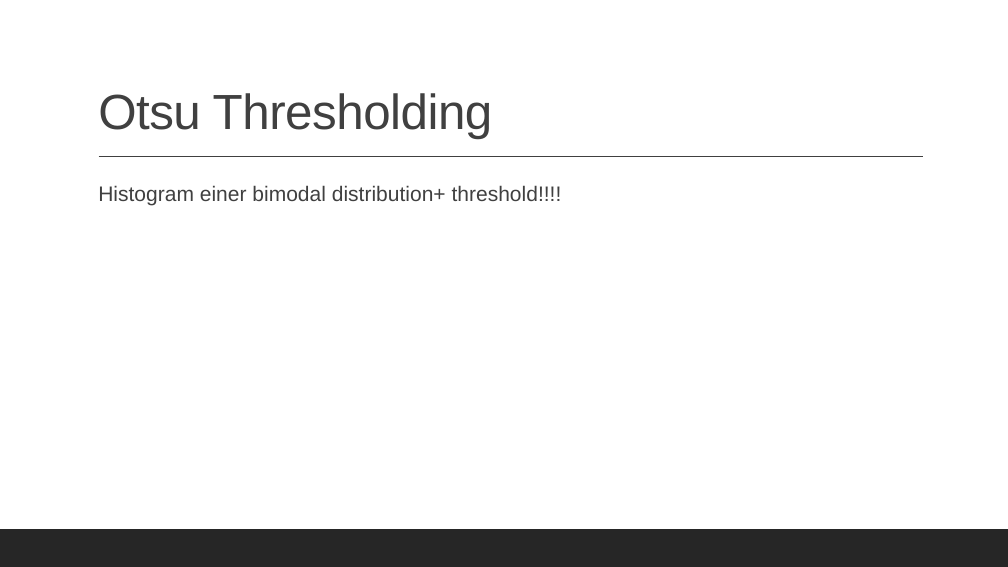
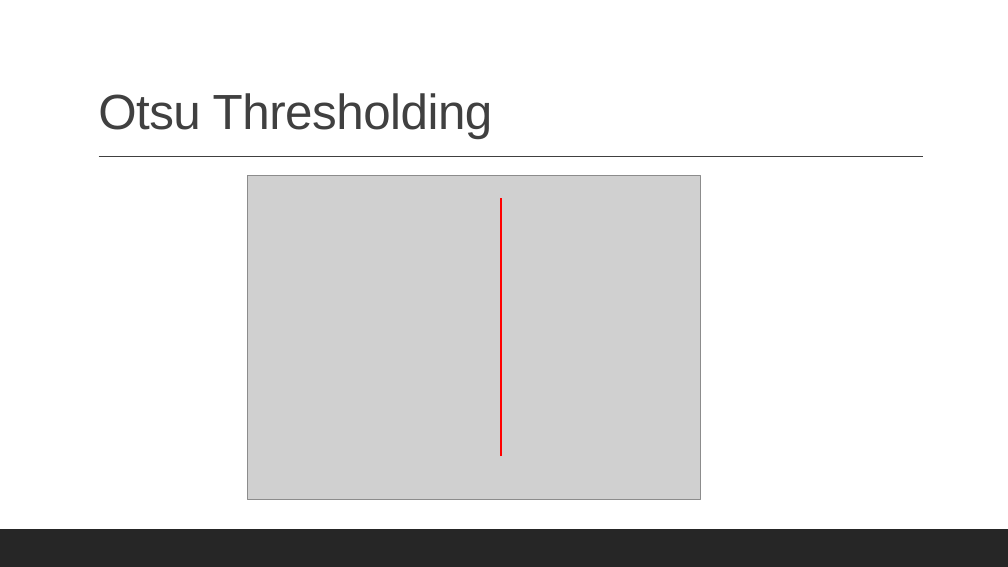
Before and after one commit to datascience-mobi-2022/2022-topic-01-team-04, a slide deck: slide 7 of presentation/layout(2).pptx. Drawn at 1008x567 pixels with LibreOffice and Linux fonts; fonts in the diff are those of the drawing; grey boxes stand for pictures. Boxes give left, top, right and bottom in pixels: in the first picture for what was removed or moved away, otherwise in the second. Text is boxed around its words. In the diff, an @@ line names an element or a change of style, - is before the commit and + after.

Commit message:
mit bimodal

```diff
--- a/presentation/layout(2).pptx
+++ b/presentation/layout(2).pptx
@@ picture added at box(247, 175, 700, 499) @@
@@ text removed at box(98, 185, 562, 206) @@
-  Histogram einer bimodal distribution+ threshold!!!!
@@ line added from (501, 456) to (501, 198), #FF0000 2.25 pt @@
```
